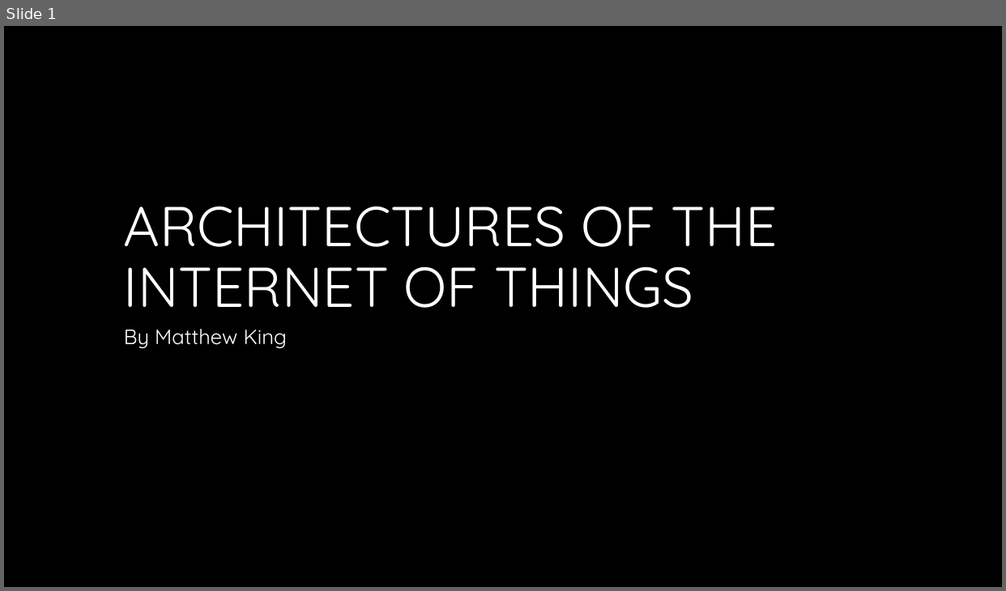
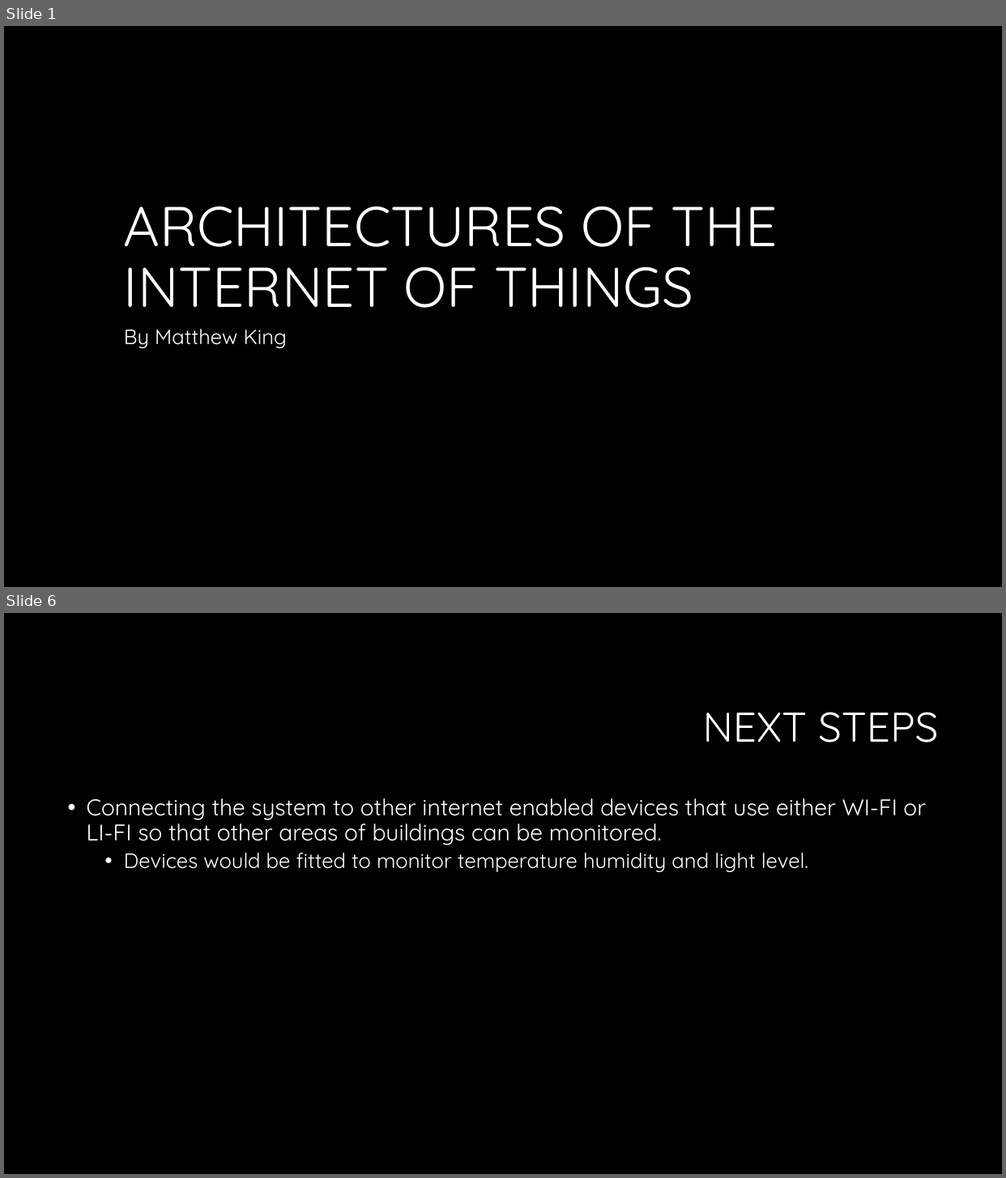
Before and after one commit to mattking976/Final-Year-Work, a slide deck: Architechtures of the internet of things/Semester 2/IOT2/Architectures of the internet of things.pptx. Shown one above the other, each under a label of ours: slide 1 before the commit, slides 1 and 6 after it; the slides between them are not shown. The pictures are 1006x591 and 1006x1178 pixels, drawn with LibreOffice and Linux fonts; fonts in the diff are those of the drawing; background and template pictures are left out. Boxes give left, top, right and bottom in pixels: in the first picture for what was removed or moved away, otherwise in the second. Text is boxed around its words. In the diff, an @@ line names an element or a change of style, - is before the commit and + after.

```diff
--- a/Architechtures of the internet of things/Semester 2/IOT2/Architectures of the internet of things.pptx
+++ b/Architechtures of the internet of things/Semester 2/IOT2/Architectures of the internet of things.pptx
@@ slide 6 added at [4, 613, 1002, 1174], background #000000 @@
@@ title added at [703, 712, 938, 743], 40 pt, text #FFFFFF @@
+NEXT STEPS
@@ text added at [87, 798, 926, 872], 22 pt, text #FFFFFF @@
+• Connecting the system to other internet enabled devices that use either WI-FI or LI-FI so that other areas of buildings can be monitored.
+  • Devices would be fitted to monitor temperature humidity and light level.
```
Also in this commit, not shown: 1 slide changed, 3 other slides added.
